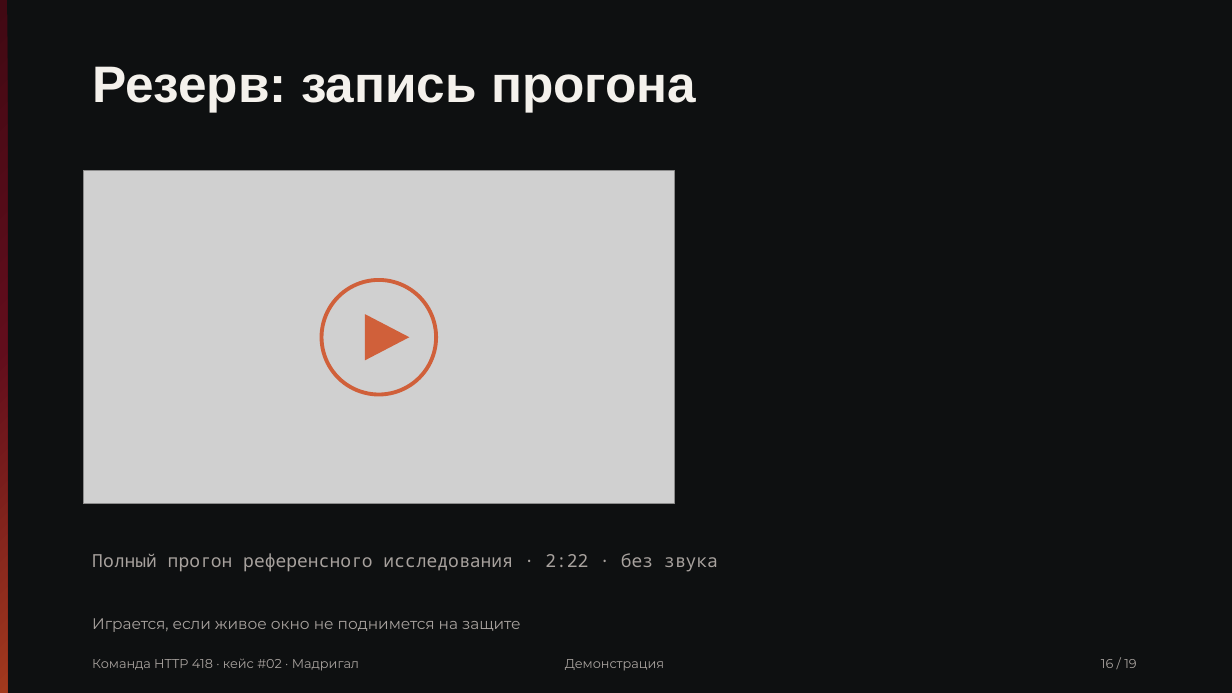
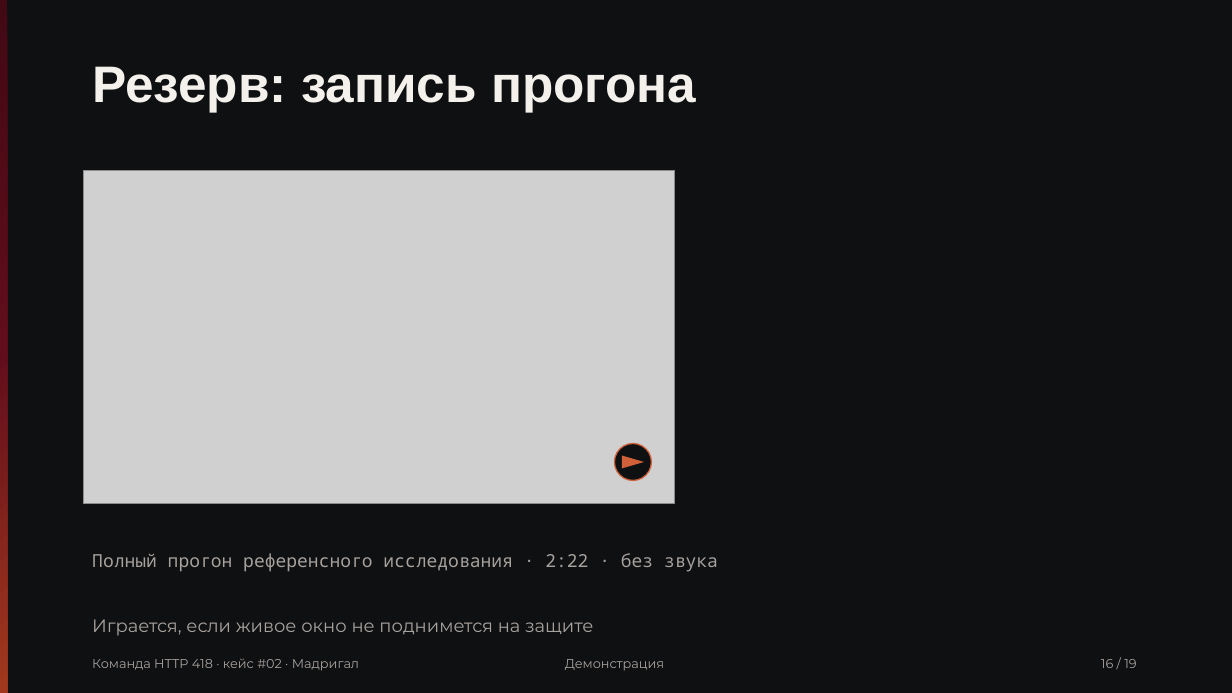
Before and after one commit to Pavel1778/madrigal-protocol-lab, a slide deck: slide 16 of presentation/slides.pptx. Drawn at 1232x693 pixels with LibreOffice and Linux fonts; fonts in the diff are those of the drawing; grey boxes stand for pictures. Boxes give left, top, right and bottom in pixels: in the first picture for what was removed or moved away, otherwise in the second. Text is boxed around its words. In the diff, an @@ line names an element or a change of style, - is before the commit and + after.

```diff
--- a/presentation/slides.pptx
+++ b/presentation/slides.pptx
@@ ellipse resized from (x1=322, y1=280, x2=436, y2=395) to (x1=615, y1=444, x2=652, y2=481) @@
@@ ellipse at (x1=615, y1=444, x2=652, y2=481): fill none to #0E1011; outline #D0603A 3 pt to #D0603A 1 pt @@
@@ triangle resized from (x1=365, y1=314, x2=409, y2=360) to (x1=622, y1=456, x2=644, y2=469) @@
@@ text "Играется, если живое окно не ..." at (x1=92, y1=619, x2=593, y2=636): size 12 to 14 pt @@
```
Also in this commit, not shown: 9 other slides changed, 11 other files.
